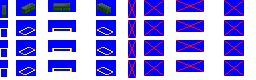
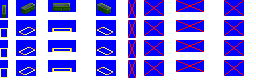
Layered file, before and after one edit (256 x 80). Changes by layer:
added layer "Layer 2" above "medium hopper" over (x1=2, y1=3, x2=111, y2=14)
